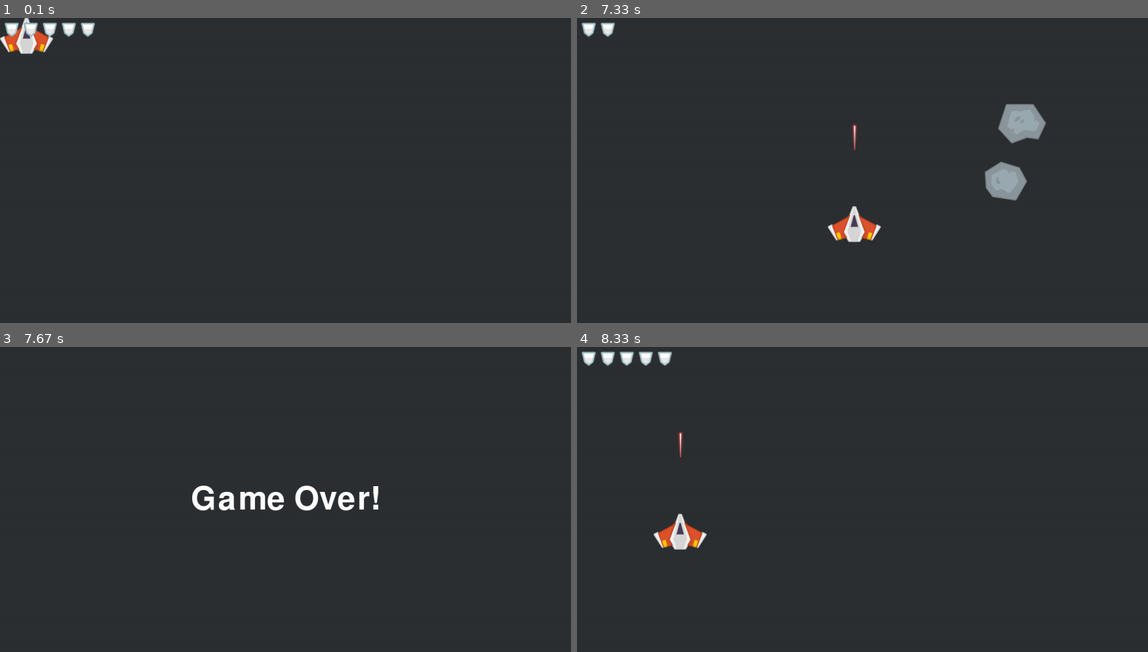
Above: before the commit, frames 1-4 (two rows, left to right).
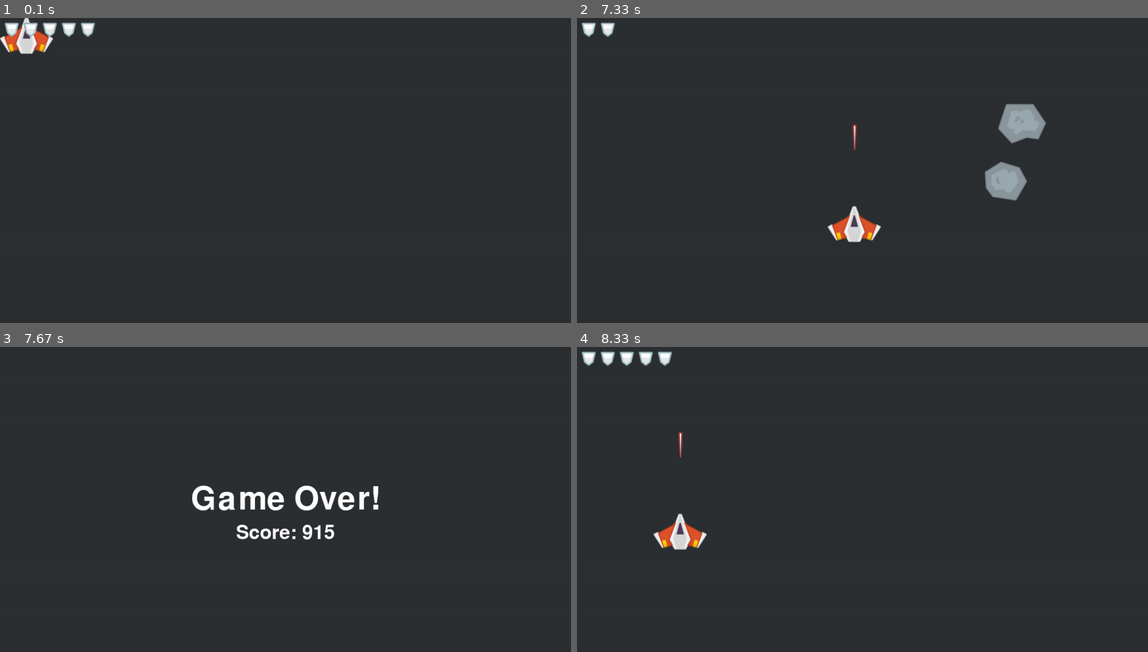
Above: after the commit, the same moments.

Repository: eccololo/pygame-projects
Game: pygame game, started from Meteor Dodger/main.py
Same seed, same stepped clock (60 frames per second), same inputs: the game is played once before the commit and once after it.
Inputs (mouse positions are in pixels of both pictures, inside the frame that each line leads up to):
- Up to frame 1 (0.1 s): no input
- Up to frame 2 (7.33 s): click (862, 170) at 0.38 s; click (725, 173) at 0.75 s; click (1073, 277) at 1.22 s; click (725, 109) at 1.55 s; click (862, 207) at 1.88 s; click (782, 106) at 2.22 s; click (1062, 249) at 2.55 s; click (674, 201) at 2.88 s; click (696, 112) at 3.22 s; click (725, 225) at 3.55 s; click (1068, 240) at 3.88 s; click (691, 283) at 4.22 s; click (685, 188) at 4.55 s; click (896, 255) at 4.88 s; click (965, 271) at 5.22 s; click (662, 277) at 5.55 s; click (719, 222) at 5.88 s; click (1045, 103) at 6.22 s; click (891, 85) at 6.55 s; click (708, 60) at 6.88 s; click (856, 225) at 7.22 s
- Up to frame 3 (7.67 s): click (388, 591) at 7.58 s
- Up to frame 4 (8.33 s): click (828, 566) at 7.88 s; click (679, 530) at 8.22 s

Frames 1-2 are identical in both runs. In frame 3, 0.4% of the frame differs, in the area x 41-59%, y 58-64%; in frame 4, nothing differs.

Commit message:
Add score to the game.

Diff:
--- a/Meteor Dodger/main.py
+++ b/Meteor Dodger/main.py
@@ -8,6 +8,7 @@
 pygame.init()
 screen = pygame.display.set_mode((SCREEN_WIDTH, SCREEN_HEIGHT))
 clock = pygame.time.Clock()
+score = 0
 
 def main_game():
     # Sprites Render
@@ -25,11 +26,18 @@
     for laser in laser_group:
         pygame.sprite.spritecollide(laser, meteor_group, True)
 
+    return 1
+
 def end_game():
     game_font = pygame.font.Font(None, 100)
     game_font_surface = game_font.render('Game Over!', True, (255, 255, 255), (45, 48, 51))
     game_font_rect = game_font_surface.get_rect(center=(SCREEN_WIDTH // 2, SCREEN_HEIGHT // 2))
     screen.blit(game_font_surface, game_font_rect)
+
+    score_font = pygame.font.Font(None, 60)
+    score_font_surface = score_font.render(f'Score: {score}', True, (255, 255, 255), (45, 48, 51))
+    score_font_rect = score_font_surface.get_rect(center=(SCREEN_WIDTH // 2, (SCREEN_HEIGHT // 2) + 70))
+    screen.blit(score_font_surface, score_font_rect)
 
 # TODO:
 #    1. Create possibility for user to enter his prefered game difficulty in game screen.
@@ -69,11 +77,12 @@
         if event.type == pygame.MOUSEBUTTONDOWN and spaceship_group.sprite.health <= 0:
             spaceship_group.sprite.health = 5
             meteor_group.empty()
+            score = 0
 
     screen.fill((45, 48, 51))
 
     if spaceship_group.sprite.health > 0:
-        main_game()
+        score += main_game()
     else:
         end_game()
 
